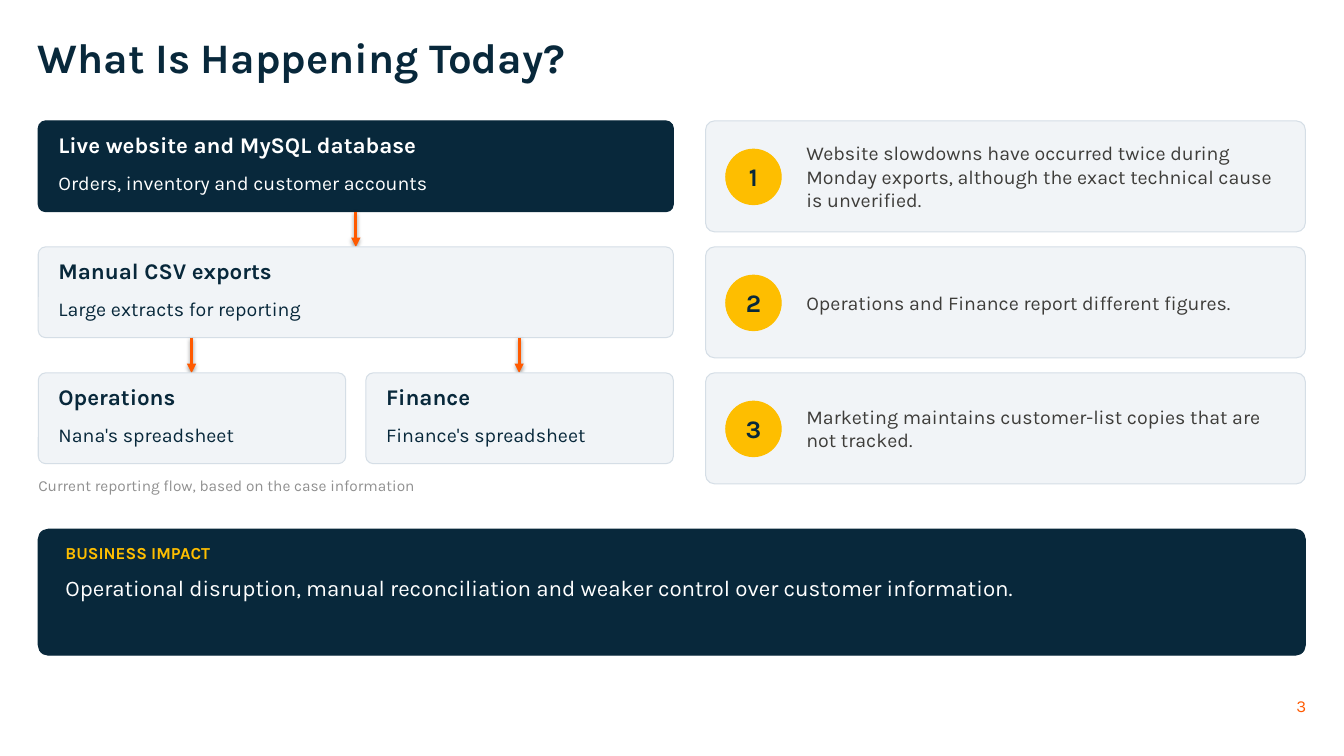
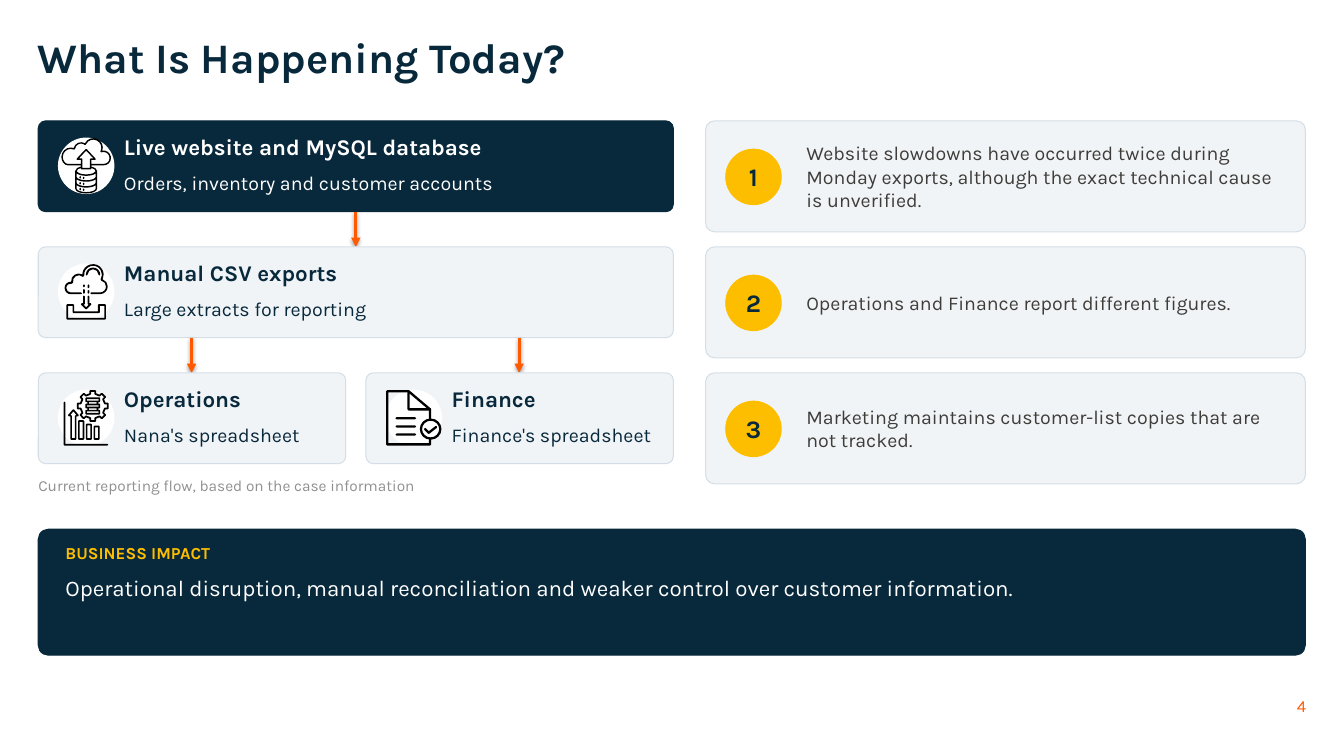
Before and after one commit to 3nochy/kloud-kart-data-engineering-strategy, a slide deck: slide 4 of Kloud-Kart-Board-Presentation.pptx (slide 3 before the commit). Drawn at 1344x756 pixels with LibreOffice and Linux fonts; fonts in the diff are those of the drawing; background and template pictures are left out. Boxes give left, top, right and bottom in pixels: in the first picture for what was removed or moved away, otherwise in the second. Text is boxed around its words. In the diff, an @@ line names an element or a change of style, - is before the commit and + after.

```diff
--- a/Kloud-Kart-Board-Presentation.pptx
+++ b/Kloud-Kart-Board-Presentation.pptx
@@ ellipse added at (58,138,114,194), fill #FFFFFF, outline #FFFFFF 0.75 pt @@
@@ freeform shape added at (62,138,111,194), fill #000000 @@
@@ text "Live website and MySQL database": place and size @@
-text "Live website and MySQL database" at (58,137,416,159)
+text "Live website and MySQL database" at (124,139,482,161)
@@ text "Orders, inventory and customer accounts": place and size @@
-text "Orders, inventory and customer accounts" at (58,176,427,195)
+text "Orders, inventory and customer accounts" at (124,176,492,195)
@@ ellipse added at (58,264,114,320), fill #FFFFFF, outline #FFFFFF 0.75 pt @@
@@ text "Manual CSV exports": place and size @@
-text "Manual CSV exports" at (58,263,272,285)
+text "Manual CSV exports" at (124,265,337,287)
@@ group added at (65,264,108,320): 8 freeform shapes @@
@@ text "Large extracts for reporting": place and size @@
-text "Large extracts for reporting" at (58,302,301,321)
+text "Large extracts for reporting" at (124,302,367,321)
@@ text "Operations": place and size @@
-text "Operations" at (58,389,175,411)
+text "Operations" at (124,391,241,413)
@@ text "Finance": place and size @@
-text "Finance" at (386,389,470,406)
+text "Finance" at (452,391,536,408)
@@ ellipse added at (58,390,114,446), fill #FFFFFF, outline #FFFFFF 0.75 pt @@
@@ freeform shape added at (64,390,109,446), fill #000000 @@
@@ ellipse added at (386,390,442,446), fill #FFFFFF, outline #FFFFFF 0.75 pt @@
@@ text "Nana's spreadsheet": place and size @@
-text "Nana's spreadsheet" at (58,428,234,447)
+text "Nana's spreadsheet" at (124,428,299,447)
@@ group added at (386,390,442,446): 7 freeform shapes @@
@@ text "Finance's spreadsheet": place and size @@
-text "Finance's spreadsheet" at (386,428,585,447)
+text "Finance's spreadsheet" at (452,428,651,447)
@@ page number at (1297,701,1306,712): text changed @@
-3
+4
```
Also in this commit, not shown: 7 other slides changed, 4 slides added, 1 slide removed.
